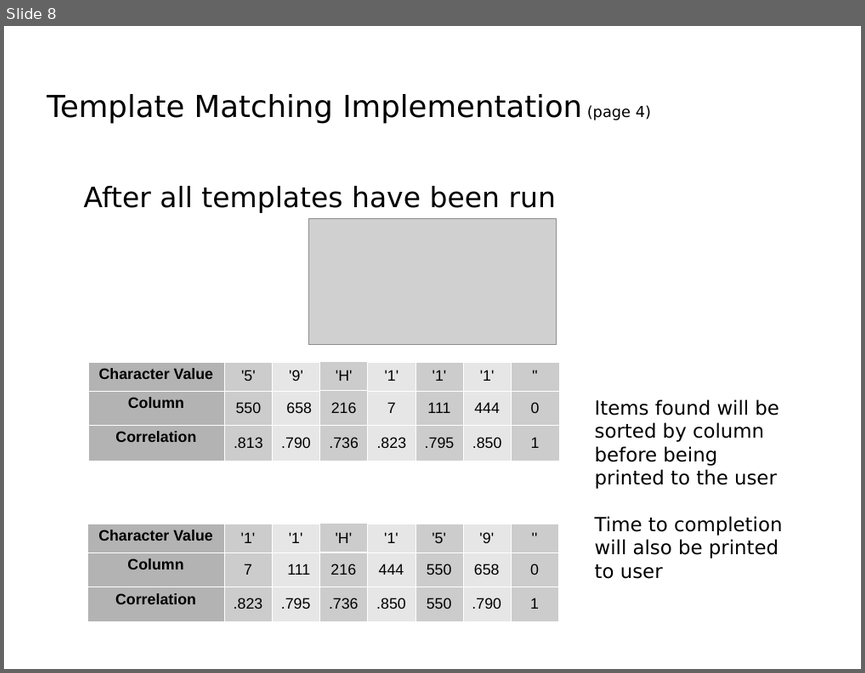
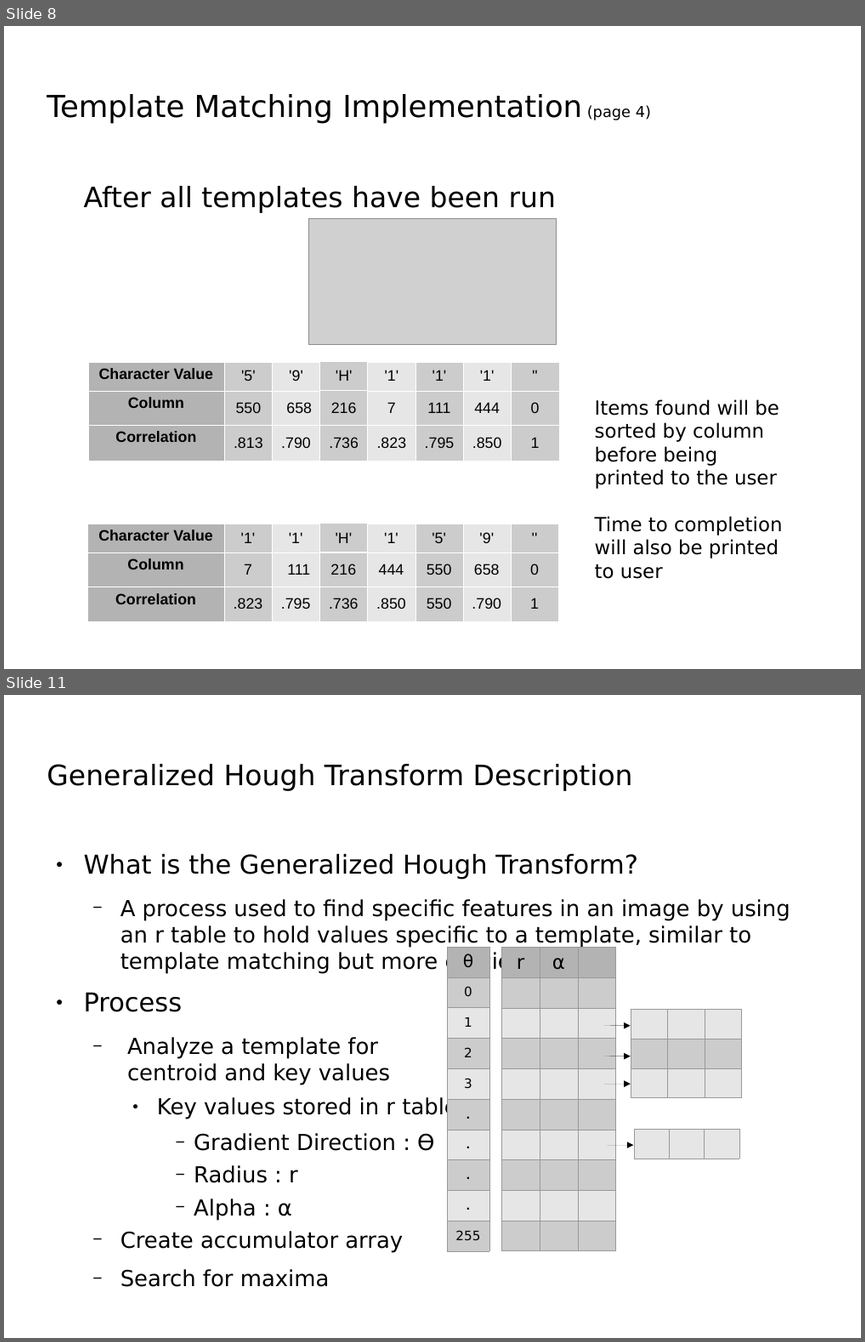
Before and after one commit to Luke-Meyer/dip_project, a slide deck: Presentation/License Plate Sequence Extraction.odp. Shown one above the other, each under a label of ours: slide 8 before the commit, slides 8 and 11 after it; the slides between them are not shown. The pictures are 865x673 and 865x1342 pixels, drawn with LibreOffice and Linux fonts; fonts in the diff are those of the drawing; grey boxes stand for pictures; background and template pictures are left out. Boxes give left, top, right and bottom in pixels: in the first picture for what was removed or moved away, otherwise in the second. Text is boxed around its words. In the diff, an @@ line names an element or a change of style, - is before the commit and + after.

```diff
--- a/Presentation/License Plate Sequence Extraction.odp
+++ b/Presentation/License Plate Sequence Extraction.odp
@@ slide 11 added at (4, 695, 861, 1338), background picture (left out) @@
@@ title added at (46, 764, 633, 791), 26 pt, text #000000 @@
+Generalized Hough Transform Description
@@ text added at (84, 853, 790, 1219), 20.4 pt, text #000000 @@
+● What is the Generalized Hough Transform?
+  − A process used to find specific features in an image by using an r table to hold values specific to a template, similar to template matching but more efficient
+● Process
+  − Analyze a template for
+  centroid and key values
+    ● Key values stored in r table
+      − Gradient Direction : ϴ
+      − Radius : r
+      − Alpha : α
+  − Create accumulator array
+  − Search for maxima
@@ table added at (447, 946, 489, 1251), 10 rows, 1 columns @@
+θ
+0
+1
+2
+3
+.
+.
+.
+.
+255
@@ table added at (501, 947, 616, 1253), 10 rows, 3 columns @@
+r | α | 
+ |  | 
+ |  | 
+ |  | 
+ |  | 
+ |  | 
+ |  | 
+ |  | 
+ |  | 
+ |  | 
@@ arrow added from (604, 1026) to (630, 1026), #000000 0 pt @@
@@ table added at (630, 1009, 740, 1099), 3 rows, 3 columns @@
+ |  | 
+ |  | 
+ |  | 
@@ arrow added from (604, 1055) to (630, 1055), #000000 0 pt @@
@@ arrow added from (604, 1083) to (630, 1083), #000000 0 pt @@
@@ arrow added from (608, 1145) to (634, 1145), #000000 0 pt @@
@@ table added at (634, 1129, 738, 1158), 1 rows, 3 columns @@
+ |  | 
```
Also in this commit, not shown: 6 slides changed, 4 other slides added, 1 slide removed, 4 other files.
